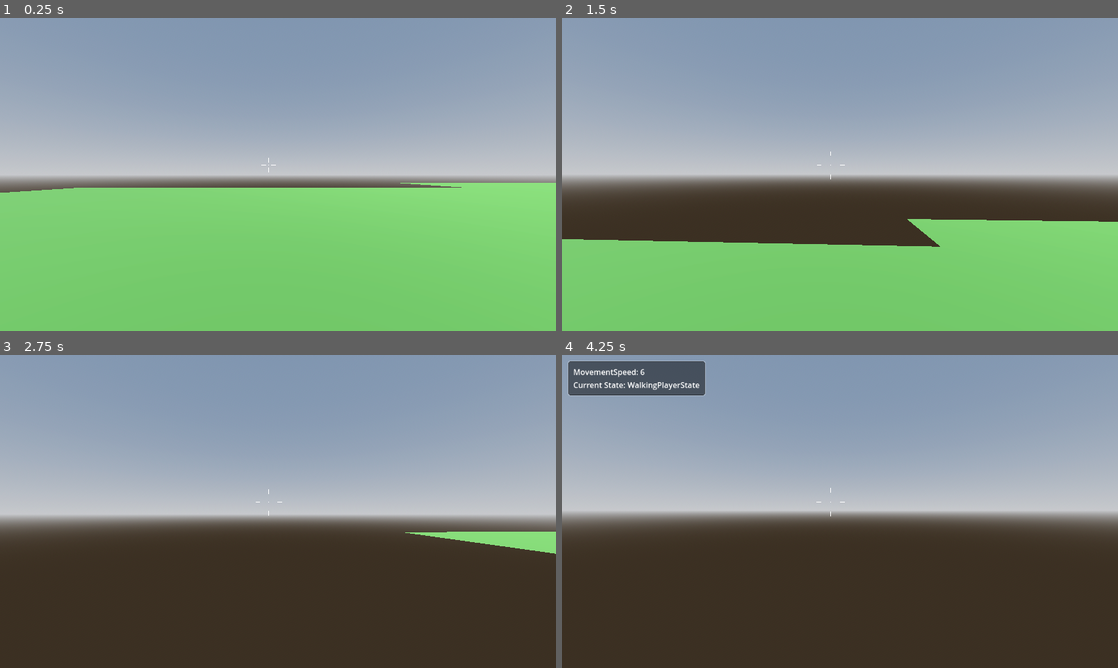
Above: before the commit, frames 1-4 (two rows, left to right).
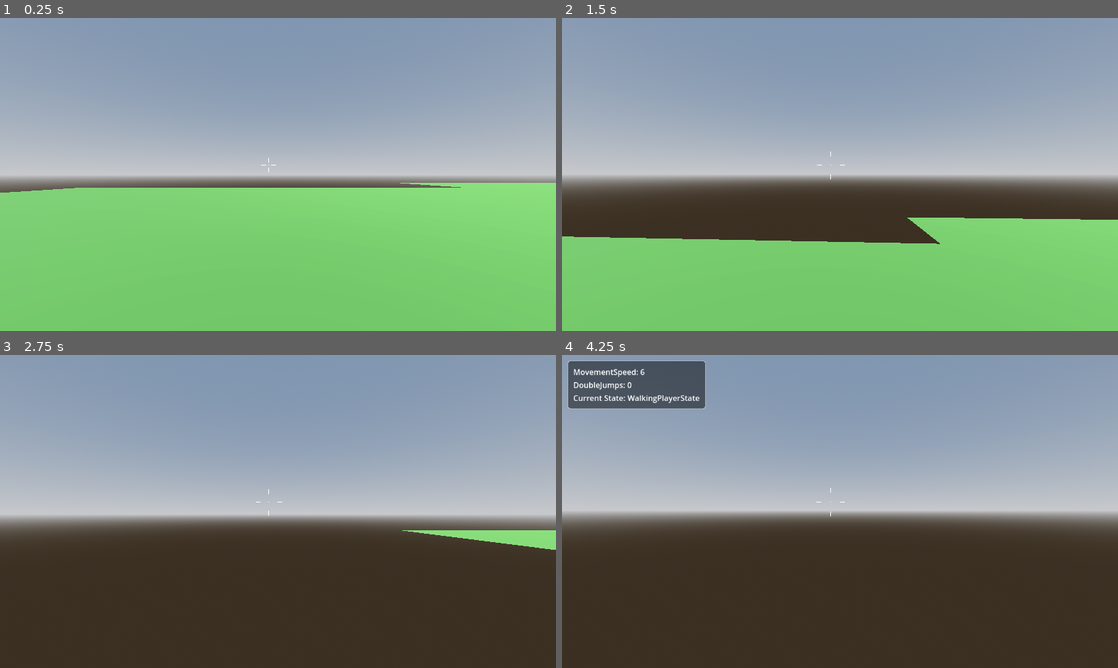
Above: after the commit, the same moments.

Repository: ChaffeyGameDevelopmentClub/cyberrun
Game: Godot game, scene res://Scenes/Player/Testing/TestingWorld.tscn
Two runs of this game, one before a commit and one after it. Both use one fixed random seed, a clock stepped at 60 frames per second and the inputs below. The project has no main scene, so this scene is started directly.
Inputs (mouse positions are in pixels of both pictures, inside the frame that each line leads up to):
- Up to frame 1 (0.25 s): no input
- Up to frame 2 (1.5 s): tap Enter at 0.5 s; move the mouse to (962, 158) at 0.52 s; hold D (right) 0.53-1.28 s; tap Ctrl (slide, bound only after the commit) at 0.6 s; tap Space (jump) at 0.77, 0.8, 1.07, 1.35 s; move the mouse to (812, 174) at 1.27 s; hold W (up) from 1.28 s (still down)
- Up to frame 3 (2.75 s): keep holding W (up); tap Space (jump) at 1.52, 1.82, 2.3 s; tap Ctrl (slide, bound only after the commit) at 1.55, 2.1 s; move the mouse to (289, 505) at 2.02 s
- Up to frame 4 (4.25 s): keep holding W (up); move the mouse to (834, 517) at 2.77 s; tap Ctrl (slide, bound only after the commit) at 2.85 s; tap Space (jump) at 3.02, 3.32, 3.5, 3.6, 3.77, 4.07 s; move the mouse to (878, 514) at 3.52 s; tap ` (debug) at 4.15 s

The runs differ from the first frame. In frame 1, less than 0.1% of the frame differs, in the area x 3-83%, y 52-56%; in frame 2, 0.9%; in frame 3, 0.4%; in frame 4, 1.4%, in the area x 1-26%, y 8-18%.

Commit message:
killing mysle

Diff:
--- a/Godot/cyberrun/Scenes/Player/player.tscn
+++ b/Godot/cyberrun/Scenes/Player/player.tscn
@@ -7,6 +7,7 @@
 [ext_resource type="Script" path="res://Scripts/States/state_machine.gd" id="5_e2wm6"]
 [ext_resource type="Script" path="res://Scripts/States/idle_player_state.gd" id="6_g4yvn"]
 [ext_resource type="Script" path="res://Scripts/States/walking_player_state.gd" id="7_65x6e"]
+[ext_resource type="Script" path="res://Scripts/States/sliding_player_state.gd" id="8_mxqsm"]
 
 [sub_resource type="CapsuleMesh" id="CapsuleMesh_ri84d"]
 height = 3.0
@@ -99,3 +100,6 @@
 
 [node name="WalkingPlayerState" type="Node" parent="PlayerStates"]
 script = ExtResource("7_65x6e")
+
+[node name="SlidingPlayerState" type="Node" parent="PlayerStates"]
+script = ExtResource("8_mxqsm")
--- a/Godot/cyberrun/Scripts/Player/player.gd
+++ b/Godot/cyberrun/Scripts/Player/player.gd
@@ -1,4 +1,4 @@
-extends CharacterBody3D
+class_name Player extends CharacterBody3D
 #pause my menu idiot
 @export var PauseMenu: Control
 var paused = false
@@ -6,12 +6,14 @@
 #dont tell them this but i stole everything from backwaters
 #also dont tell them but im using this as my checklist hahahahahahahahaha
 #TODO:
-#Sliding
-#Wall Running
-#Dashing
+#Sliding, set distance at higher velocity, done from sprinting speed
+#Wall Jump, detect if on wall when moving, apply velocity opposite of direction
+#Dashing, kinda like a teleport, ask luna later lmao
 #General UI
 #oh wow theres a lot
 #help me
+#add in acceleration a bit, start at lower velocity, timer goes off and velocity ups
+#going into idle resets timer
 
 #SFX
 #@export var Walk: AudioStreamPlayer
@@ -43,7 +45,6 @@
 	Global.player = self
 
 func _unhandled_input(event: InputEvent) -> void:
-	#What the fuck does any of this mean -Kev
 	if get_tree().paused==false:
 		Input.mouse_mode = Input.MOUSE_MODE_CAPTURED
 		if event is InputEventMouseMotion:
@@ -65,10 +66,7 @@
 
 func _physics_process(delta: float) -> void:
 	Global.debug.add_property("MovementSpeed",player_speed, 1)
-
-	# Add the gravity.
-	if not is_on_floor():
-		velocity += get_gravity() * delta
+	Global.debug.add_property("DoubleJumps",double_jumps, 3)
 
 	#Resets your Double Jumps
 	if is_on_floor():
@@ -84,6 +82,12 @@
 		else:
 			velocity.y = jump_velocity
 			double_jumps -= 1
+	_headbob_effect(delta)
+
+func update_gravity(delta) -> void:
+	velocity += get_gravity() * delta
+
+func update_input(player_speed: float) -> void:
 	var input_dir := Input.get_vector("left", "right", "up", "down")
 	var direction = (head.transform.basis * Vector3(input_dir.x, 0, input_dir.y)).normalized()
 	if direction:
@@ -92,7 +96,8 @@
 	else:
 		velocity.x = move_toward(velocity.x, 0, player_speed)
 		velocity.z = move_toward(velocity.z, 0, player_speed)
-	_headbob_effect(delta)
+
+func update_velocity() -> void:
 	move_and_slide()
 
 #inputs, i think?
@@ -110,6 +115,7 @@
 	if Input.is_action_just_pressed("pause"):
 		get_tree().quit()
 		#Pause()
+
 #Pause, completely pauses everything so you can go into options
 func Pause():
 	if get_tree().paused == false:
--- /dev/null
+++ b/Godot/cyberrun/Scripts/States/PlayerMovementState.gd
@@ -0,0 +1,12 @@
+class_name PlayerMovementState
+
+extends State
+
+var player: Player
+
+func _ready() -> void:
+	await owner.ready
+	player = owner as Player
+
+func _process(delta: float) -> void:
+	pass
--- a/Godot/cyberrun/Scripts/States/idle_player_state.gd
+++ b/Godot/cyberrun/Scripts/States/idle_player_state.gd
@@ -2,6 +2,14 @@
 
 extends State
 
+@export var player_speed = 6
+
+#Why this no workey
+#if Player.velocity.length() > 0.0  and Player.is_on_floor():
 func update(delta):
+	Global.player.update_gravity(delta)
+	Global.player.update_input(player_speed)
+	Global.player.update_velocity()
+
 	if Global.player.velocity.length() > 0.0  and Global.player.is_on_floor():
 		transition.emit("WalkingPlayerState")
--- /dev/null
+++ b/Godot/cyberrun/Scripts/States/sliding_player_state.gd
@@ -0,0 +1,20 @@
+class_name SlidingPlayerState
+
+extends State
+
+#hella broken rn do later lmao
+@export var player_speed: float = 8.0
+@export var tilt_amt : float = 0.09
+@export_range(1, 6, 0.1) var slide_anim_speed : float = 4.0
+
+#@onready var crouch_shapecast
+
+func enter() -> void:
+	pass
+
+func update(delta):
+	Global.player.update_gravity(delta)
+	Global.player.update_velocity()
+
+func finish():
+	transition.emit("IdlePlayerState")
--- a/Godot/cyberrun/Scripts/States/state_machine.gd
+++ b/Godot/cyberrun/Scripts/States/state_machine.gd
@@ -13,6 +13,7 @@
 			child.transition.connect(on_child_transition)
 		else:
 			push_warning("State machine contains incompatible child note")
+	await owner.ready
 	current_state.enter()
 
 func _process(delta):
--- a/Godot/cyberrun/Scripts/States/walking_player_state.gd
+++ b/Godot/cyberrun/Scripts/States/walking_player_state.gd
@@ -2,6 +2,18 @@
 
 extends State
 
+@export var player_speed = 6
+
+func enter () -> void:
+	Global.player.player_speed = Global.player.player_speed
+
 func update(delta):
+	Global.player.update_gravity(delta)
+	Global.player.update_input(player_speed)
+	Global.player.update_velocity()
+
+	#if Input.is_action_just_pressed("slide") and Global.player.velocity.length() > 0.0:
+		#transition.emit("SlidingPlayerState")
+
 	if Global.player.velocity.length() == 0.0:
 		transition.emit("IdlePlayerState")
--- a/Godot/cyberrun/project.godot
+++ b/Godot/cyberrun/project.godot
@@ -78,3 +78,8 @@
 "events": [Object(InputEventKey,"resource_local_to_scene":false,"resource_name":"","device":-1,"window_id":0,"alt_press …(191 unchanged characters)…
 ]
 }
+slide={
+"deadzone": 0.5,
+"events": [Object(InputEventKey,"resource_local_to_scene":false,"resource_name":"","device":-1,"window_id":0,"alt_pressed":false,"shift_pressed":false,"ctrl_pressed":false,"meta_pressed":false,"pressed":false,"keycode":0,"physical_keycode":4194326,"key_label":0,"unicode":0,"location":0,"echo":false,"script":null)
+]
+}
Not shown: 1 places in Godot/cyberrun/Scenes/Player/player.tscn that only renumber resources
